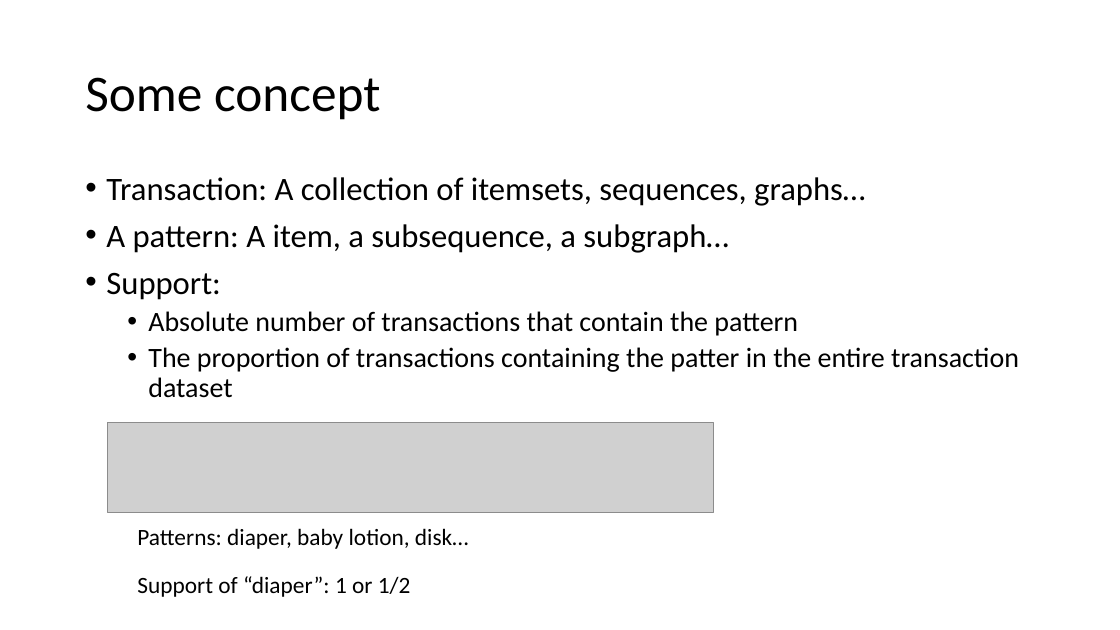
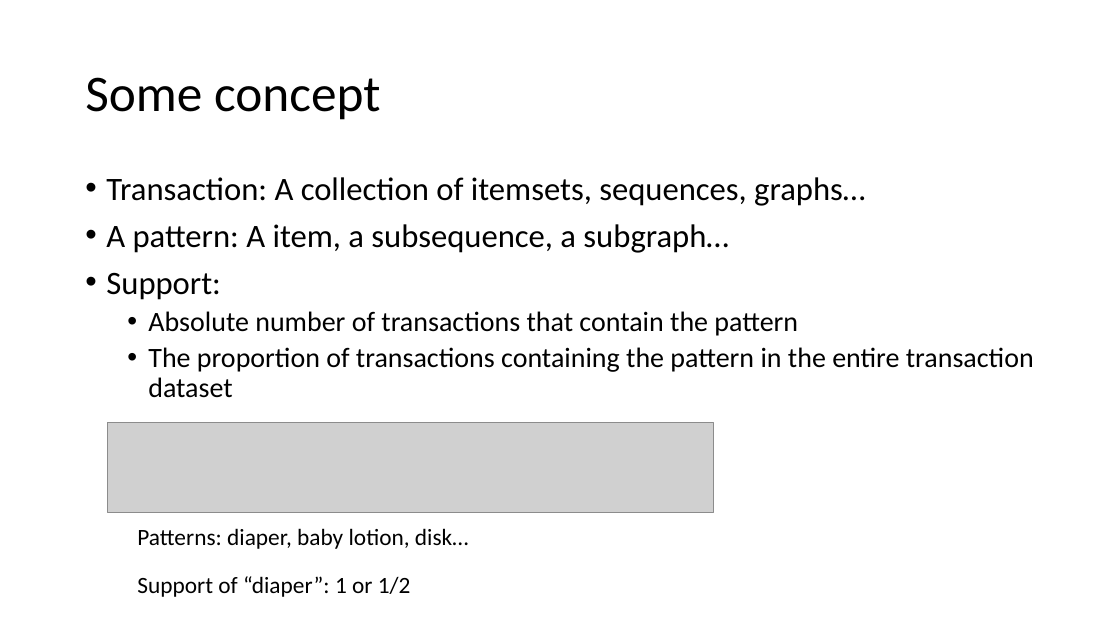
Before and after one commit to bearnomore/CourseProject, a slide deck: slide 7 of Guidance of Reproducing the paper.pptx. Drawn at 1120x630 pixels with LibreOffice and Linux fonts; fonts in the diff are those of the drawing; grey boxes stand for pictures. Boxes give left, top, right and bottom in pixels: in the first picture for what was removed or moved away, otherwise in the second. Text is boxed around its words. In the diff, an @@ line names an element or a change of style, - is before the commit and + after.

```diff
--- a/Guidance of Reproducing the paper.pptx
+++ b/Guidance of Reproducing the paper.pptx
@@ text at (148,347,1034,398): text changed @@
-  • The proportion of transactions containing the patter in the entire transaction dataset
+  • The proportion of transactions containing the pattern in the entire transaction dataset
```
Also in this commit, not shown: 2 other slides changed, 41 other files.
